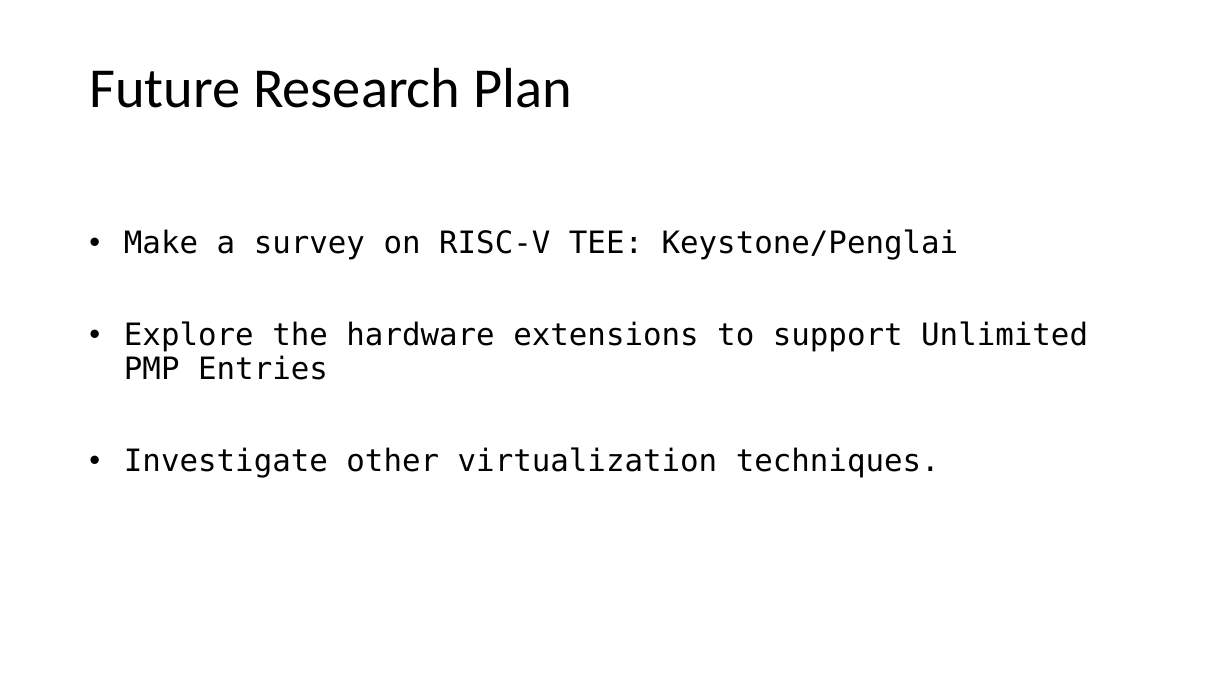
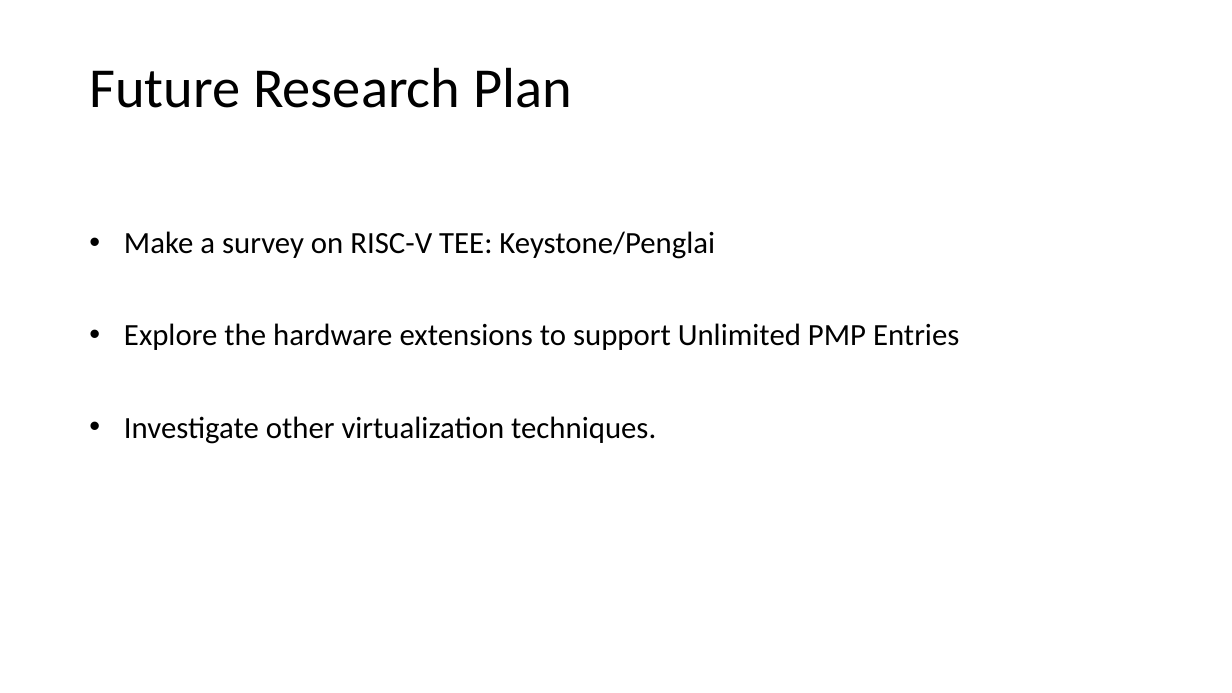
Before and after one commit to LiGaOg/libpmp, a slide deck: slide 27 of proposal.pptx (slide 26 before the commit). Drawn at 1232x693 pixels with LibreOffice and Linux fonts; fonts in the diff are those of the drawing. Boxes give left, top, right and bottom in pixels: in the first picture for what was removed or moved away, otherwise in the second. Text is boxed around its words. In the diff, an @@ line names an element or a change of style, - is before the commit and + after.

```diff
--- a/proposal.pptx
+++ b/proposal.pptx
@@ text "Make a survey on RISC-V ..." at box(124, 231, 959, 444): font DejaVu Sans Mono to Calibri @@
```
Also in this commit, not shown: 21 other slides changed, 1 slide added.
